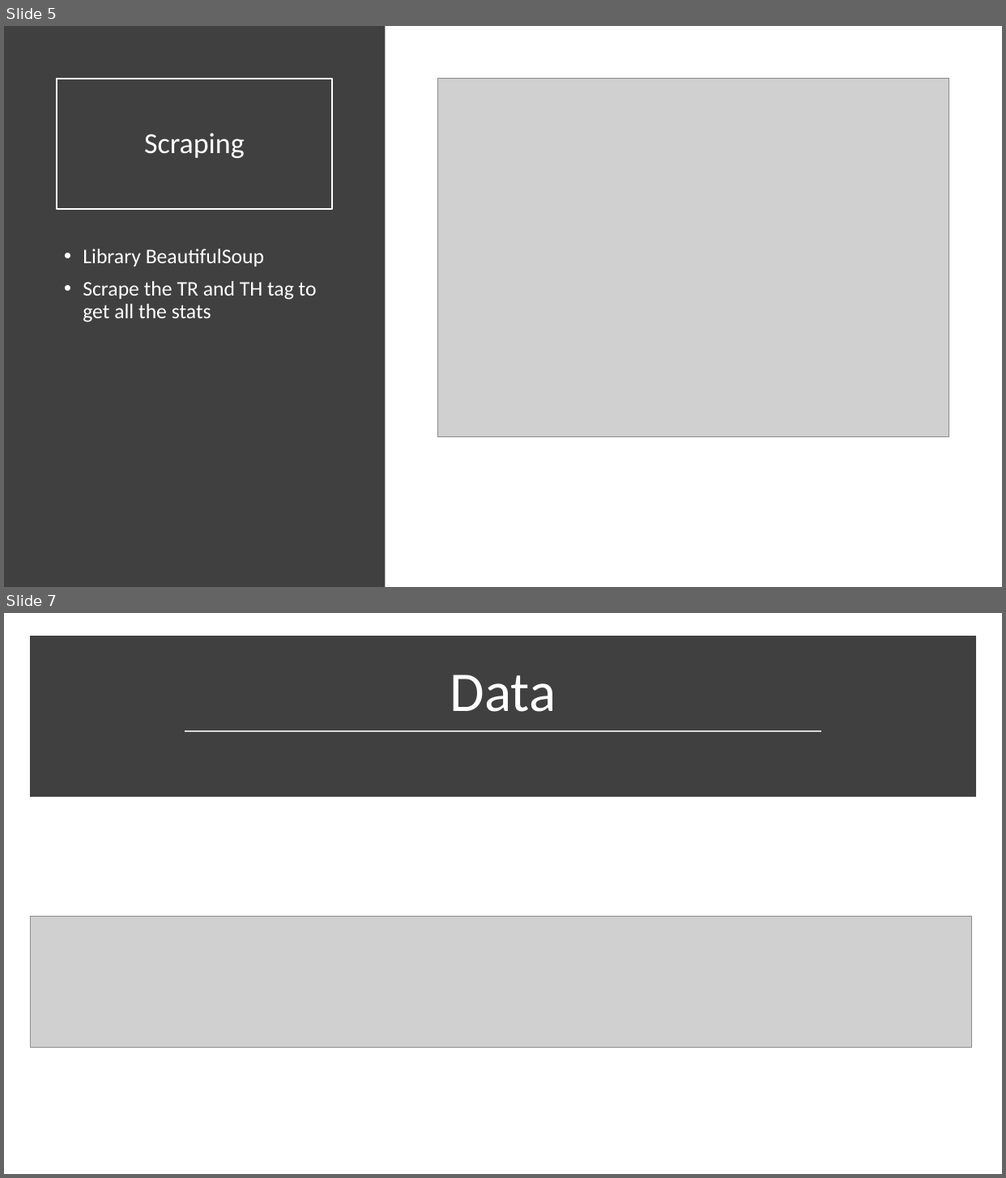
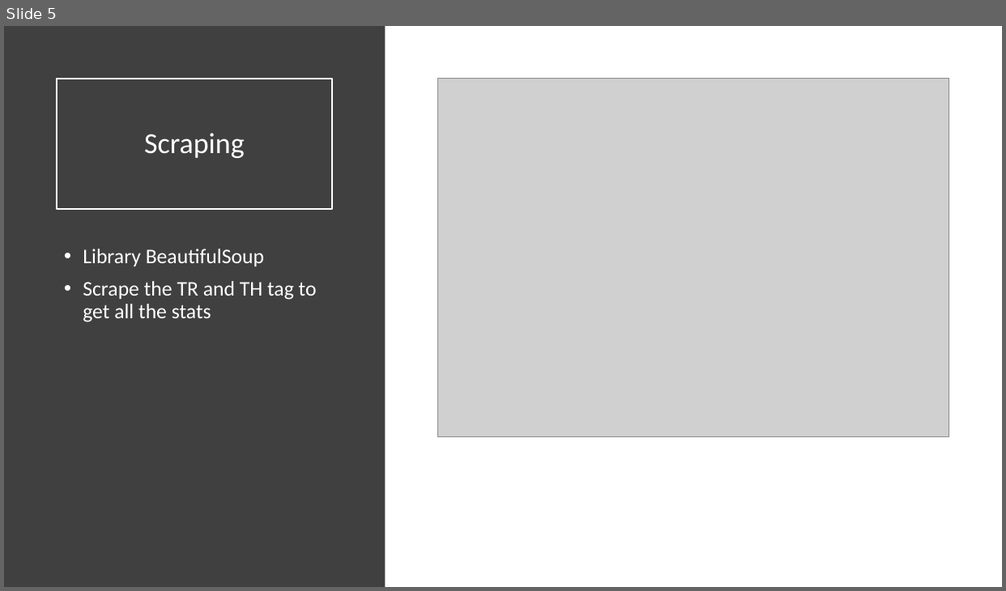
Before and after one commit to ab116893/it630_final_project, a slide deck: NBA Stat Anaylsis.pptx. Shown one above the other, each under a label of ours: slides 5 and 7 before the commit, slide 5 after it; the slides between them are not shown. The pictures are 1006x1178 and 1006x591 pixels, drawn with LibreOffice and Linux fonts; fonts in the diff are those of the drawing; grey boxes stand for pictures. Boxes give left, top, right and bottom in pixels: in the first picture for what was removed or moved away, otherwise in the second. Text is boxed around its words. In the diff, an @@ line names an element or a change of style, - is before the commit and + after.

```diff
--- a/NBA Stat Anaylsis.pptx
+++ b/NBA Stat Anaylsis.pptx
@@ slide 7 removed at (4, 613, 1002, 1174), background #FFFFFF @@
@@ rectangle removed at (35, 641, 971, 793) @@
@@ title removed at (450, 675, 556, 712) @@
-Data
@@ line removed from (185, 731) to (821, 731) @@
@@ picture removed at (30, 916, 971, 1048) @@
```
Also in this commit, not shown: 4 slides changed, 3 slides added, 1 other file.
